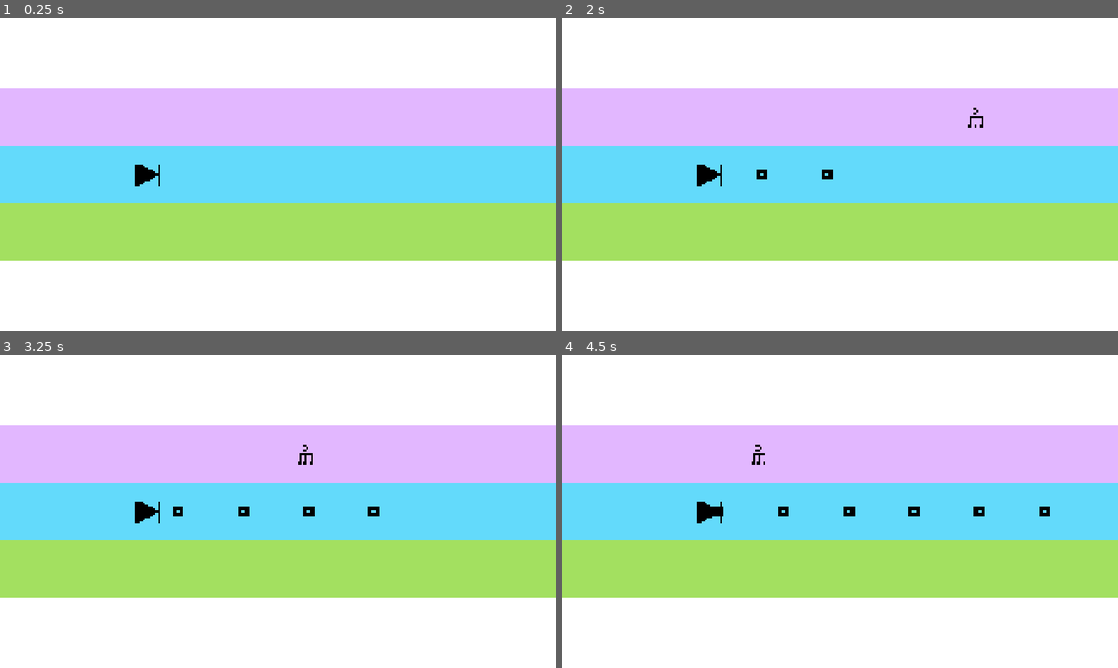
Above: before the commit, frames 1-4 (two rows, left to right).
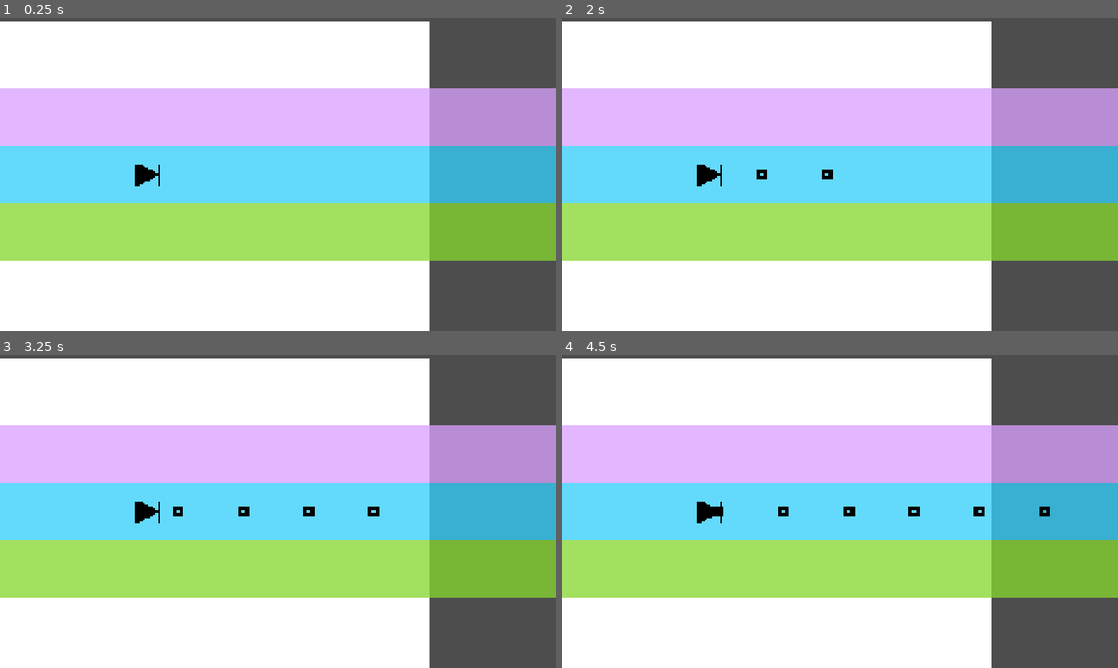
Above: after the commit, the same moments.

Repository: chorwat2137/haven-2026
Game: Godot game, scene res://scenes/main.tscn
The game is run twice, just before and just after one commit, with the same random seed, the same clock (stepped at 60 frames per second) and the same inputs.
Inputs:
- Up to frame 1 (0.25 s): no input
- Up to frame 2 (2 s): tap Enter (ui_accept) at 0.5, 0.77, 1.52 s; hold Right (ui_right) from 0.53 s (still down); tap Space (shoot) at 0.6, 1.35 s
- Up to frame 3 (3.25 s): release Right (ui_right) at 2.03 s; hold Left (ui_left) 2.03-2.78 s; tap Space (shoot) at 2.1, 2.85 s; hold Right (ui_right) from 2.78 s (still down); tap Enter (ui_accept) at 3.02 s
- Up to frame 4 (4.5 s): tap Space (shoot) at 3.6, 4.35 s; tap Enter (ui_accept) at 3.77 s; release Right (ui_right) at 4.28 s; hold Left (ui_left) from 4.28 s (still down)

The runs differ from the first frame. In frame 1, 24% of the frame differs, in the area x 0-100%, y 0-100%; in frame 2, 24%; in frame 3, 24%; in frame 4, 24%.
Error after the commit: Invalid access to property or key 'position' on a base object of type 'null instance'. (res://scripts/main.gd:19)

Commit message:
Automatic sync

Diff:
--- a/scenes/main.tscn
+++ b/scenes/main.tscn
@@ -42,12 +42,12 @@
 
 [node name="Player" parent="." unique_id=2121710803 instance=ExtResource("1_o5qli")]
 
-[node name="Spectrum" parent="Player" unique_id=137574055 instance=ExtResource("3_sugp2")]
-z_index = -1
-offset_left = -942.0
-offset_top = -529.0
-offset_right = -902.0
-offset_bottom = -489.0
-
 [node name="Camera2D2" type="Camera2D" parent="Player" unique_id=2011008339]
 position = Vector2(454, 0)
+
+[node name="Spectrum" parent="Player/Camera2D2" unique_id=137574055 instance=ExtResource("3_sugp2")]
+z_index = -1
+offset_left = -1396.0
+offset_top = -529.0
+offset_right = -1356.0
+offset_bottom = -489.0
--- a/scripts/main.gd
+++ b/scripts/main.gd
@@ -16,7 +16,6 @@
 # Called when the node enters the scene tree for the first time.
 func _ready() -> void:
 	screen_size = get_viewport().get_visible_rect().size
-	$Player/Spectrum.position.x = $Player/Camera2D2.position.x - screen_size.x /2
 	$Player/Spectrum.position.y = 0 - screen_size.y /2
 	var center_y = screen_size.y / 2.0
 
